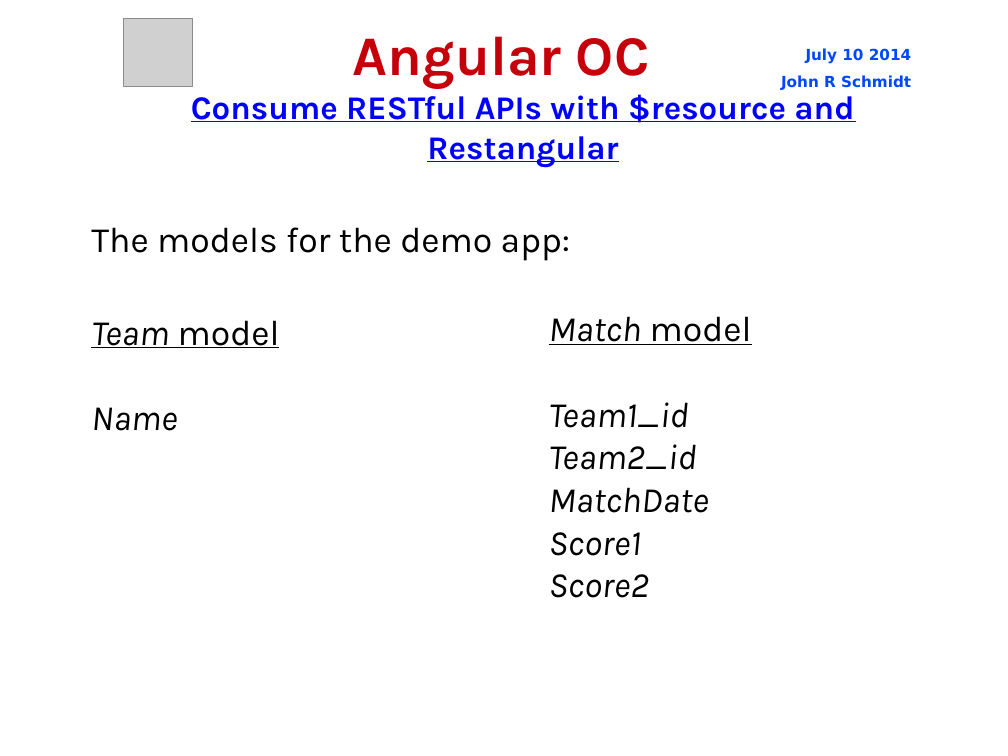
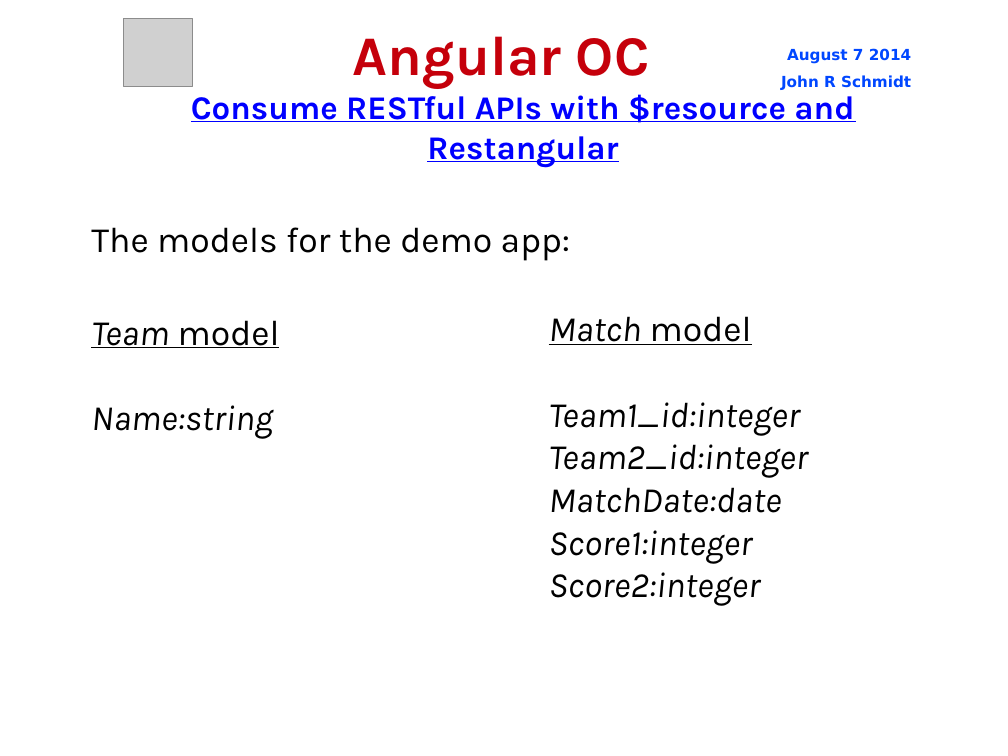
Before and after one commit to jrschmidt/fifa-angular-rest-demo, a slide deck: slide 8 of fifa.odp. Drawn at 1008x756 pixels with LibreOffice and Linux fonts; fonts in the diff are those of the drawing; grey boxes stand for pictures; background and template pictures are left out. Boxes give left, top, right and bottom in pixels: in the first picture for what was removed or moved away, otherwise in the second. Text is boxed around its words. In the diff, an @@ line names an element or a change of style, - is before the commit and + after.

Commit message:
working angular app inside a rails app

```diff
--- a/fifa.odp
+++ b/fifa.odp
@@ text at (787,48,911,64): text changed @@
-July 10 2014
+August 7 2014
@@ text at (91,405,272,439): text changed @@
-Name
+Name:string
@@ text at (549,402,808,606): text changed @@
-Team1_id
-Team2_id
-MatchDate
-Score1
-Score2
+Team1_id:integer
+Team2_id:integer
+MatchDate:date
+Score1:integer
+Score2:integer
```
Also in this commit, not shown: 22 other slides changed, 5 slides added, 16 other files.
